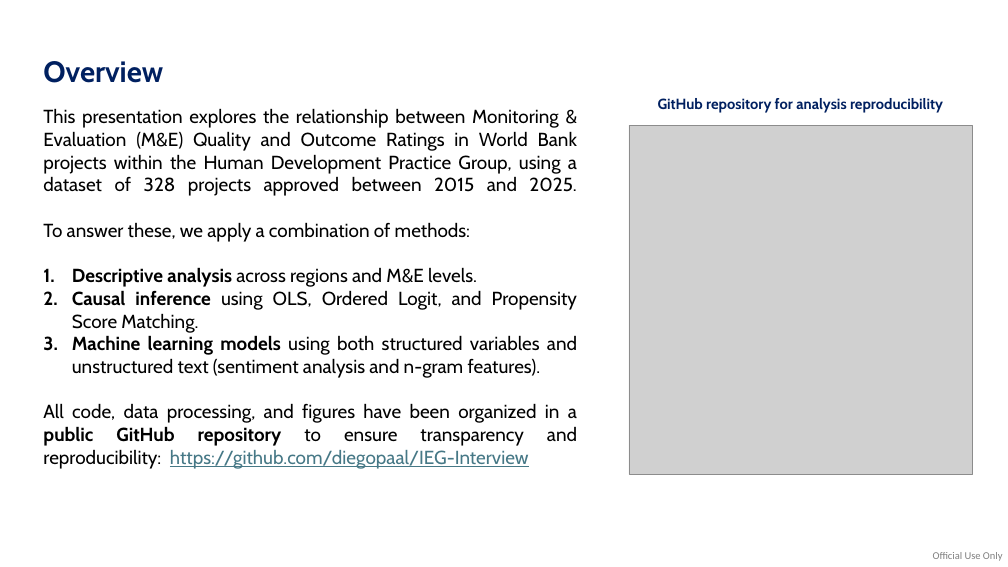
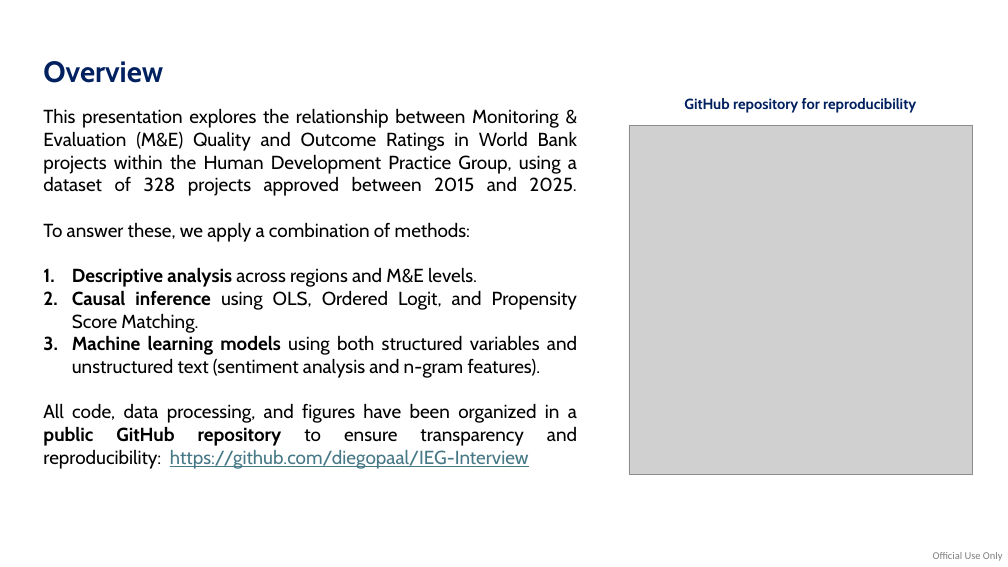
Before and after one commit to diegopaal/IEG-Interview, a slide deck: slide 2 of 3_Outputs/Diego Parra - IEG Interview.pptx. Drawn at 1008x567 pixels with LibreOffice and Linux fonts; fonts in the diff are those of the drawing; grey boxes stand for pictures. Boxes give left, top, right and bottom in pixels: in the first picture for what was removed or moved away, otherwise in the second. Text is boxed around its words. In the diff, an @@ line names an element or a change of style, - is before the commit and + after.

```diff
--- a/3_Outputs/Diego Parra - IEG Interview.pptx
+++ b/3_Outputs/Diego Parra - IEG Interview.pptx
@@ text at [684, 98, 916, 113]: text changed @@
-GitHub repository for analysis reproducibility
+GitHub repository for reproducibility
```
Also in this commit, not shown: 1 other slide changed, 1 slide added.
